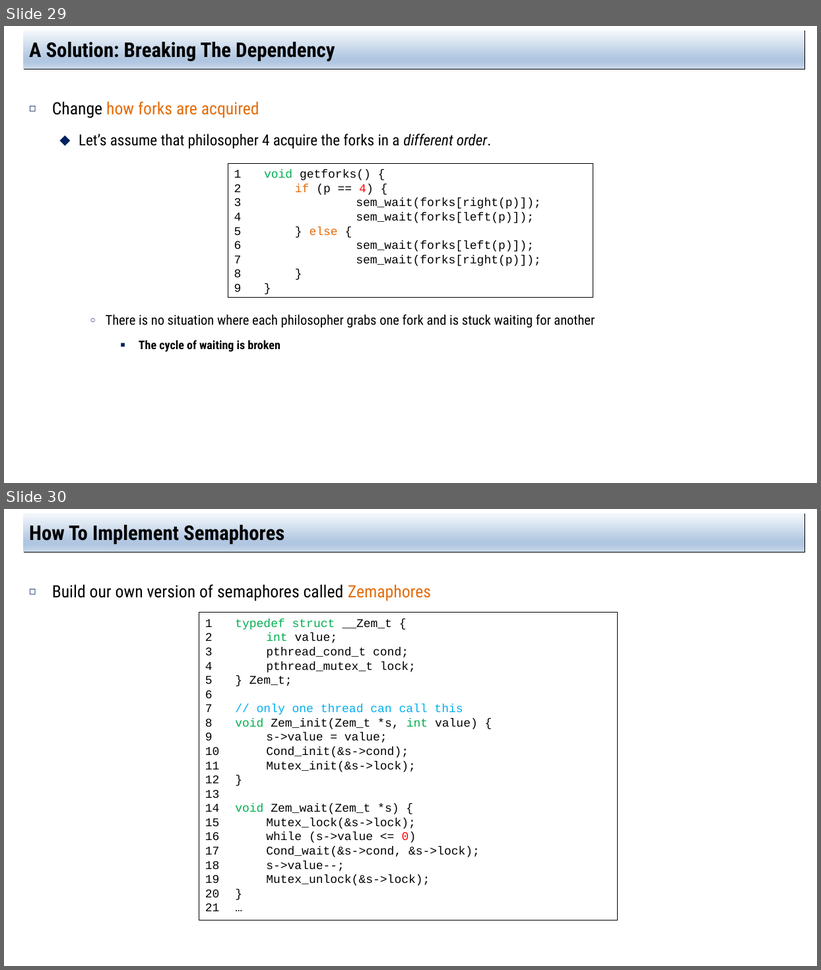
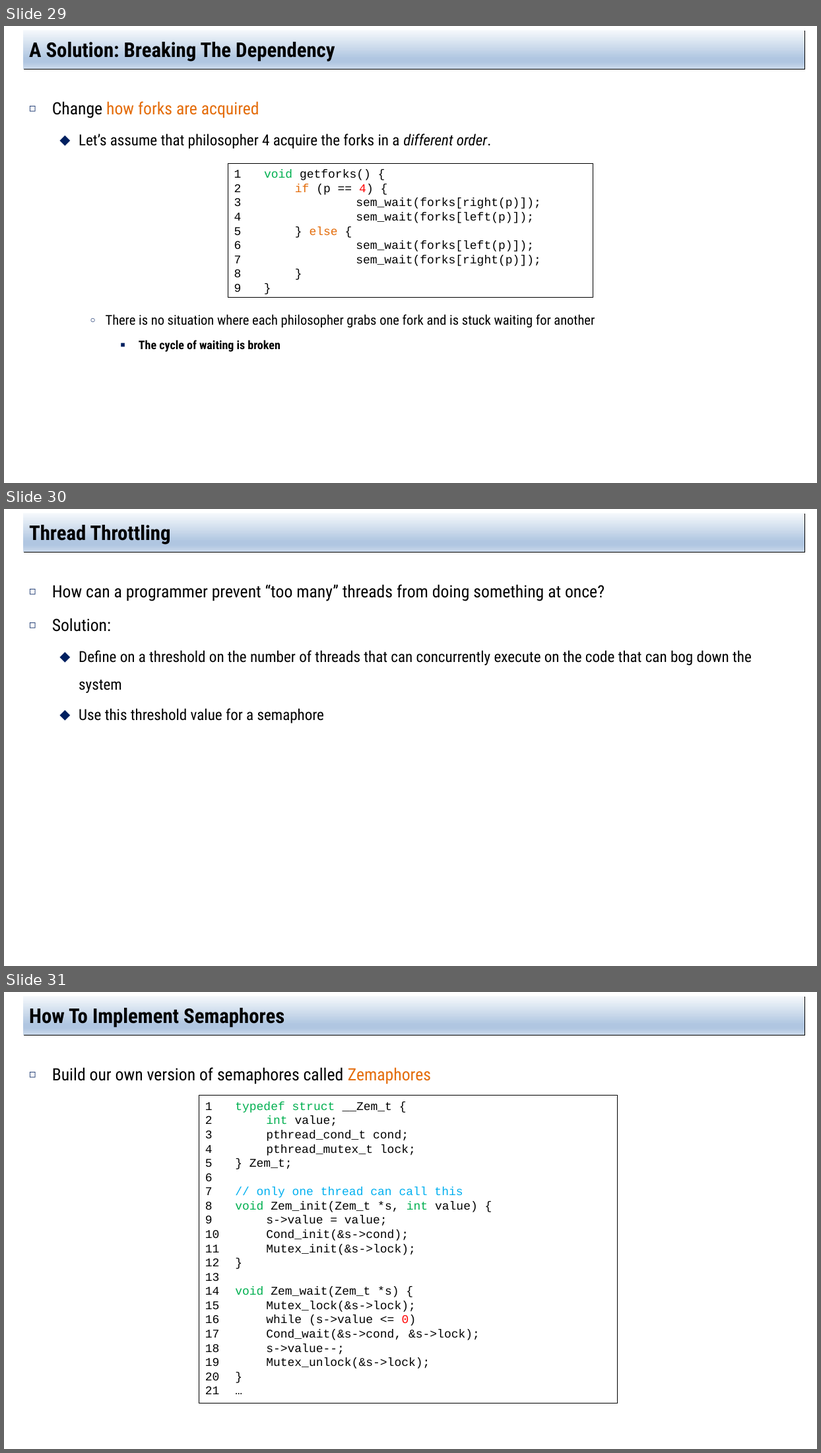
Before and after one commit to jachermocilla/extra-course-materials, a slide deck: cmsc125/ostep/slides/02.Concurrency/31.Semaphore.pptx. Shown one above the other, each under a label of ours: slides 29 and 30 before the commit, slides 29, 30 and 31 after it. The pictures are 821x970 and 821x1453 pixels, drawn with LibreOffice and Linux fonts; fonts in the diff are those of the drawing. Boxes give left, top, right and bottom in pixels: in the first picture for what was removed or moved away, otherwise in the second. Text is boxed around its words. In the diff, an @@ line names an element or a change of style, - is before the commit and + after.

```diff
--- a/cmsc125/ostep/slides/02.Concurrency/31.Semaphore.pptx
+++ b/cmsc125/ostep/slides/02.Concurrency/31.Semaphore.pptx
@@ slide 30 added at (x1=4, y1=509, x2=817, y2=966), background #FFFFFF @@
@@ title added at (x1=23, y1=513, x2=805, y2=552), fill gradient #F6F9FC to #B0C6E1 to #CAD9EB, 24 pt, text #000000, bold @@
+Thread Throttling
@@ text added at (x1=52, y1=584, x2=752, y2=723), 18 pt, text #000000 @@
+◻ How can a programmer prevent “too many” threads from doing something at once?
+◻ Solution:
+  ⬥ Define on a threshold on the number of threads that can concurrently execute on the code that can bog down the system
+  ⬥ Use this threshold value for a semaphore
@@ what was slide 30 is now slide 31 @@
```
Also in this commit, not shown: 3 slides changed, 1 other file.
